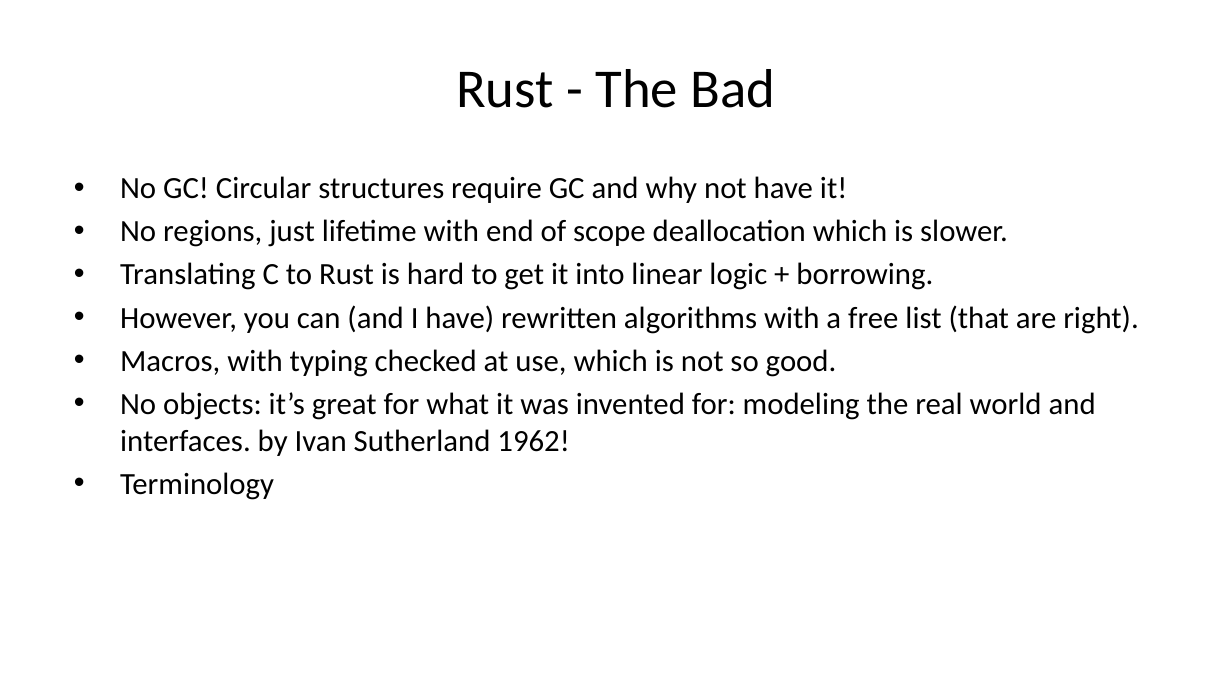
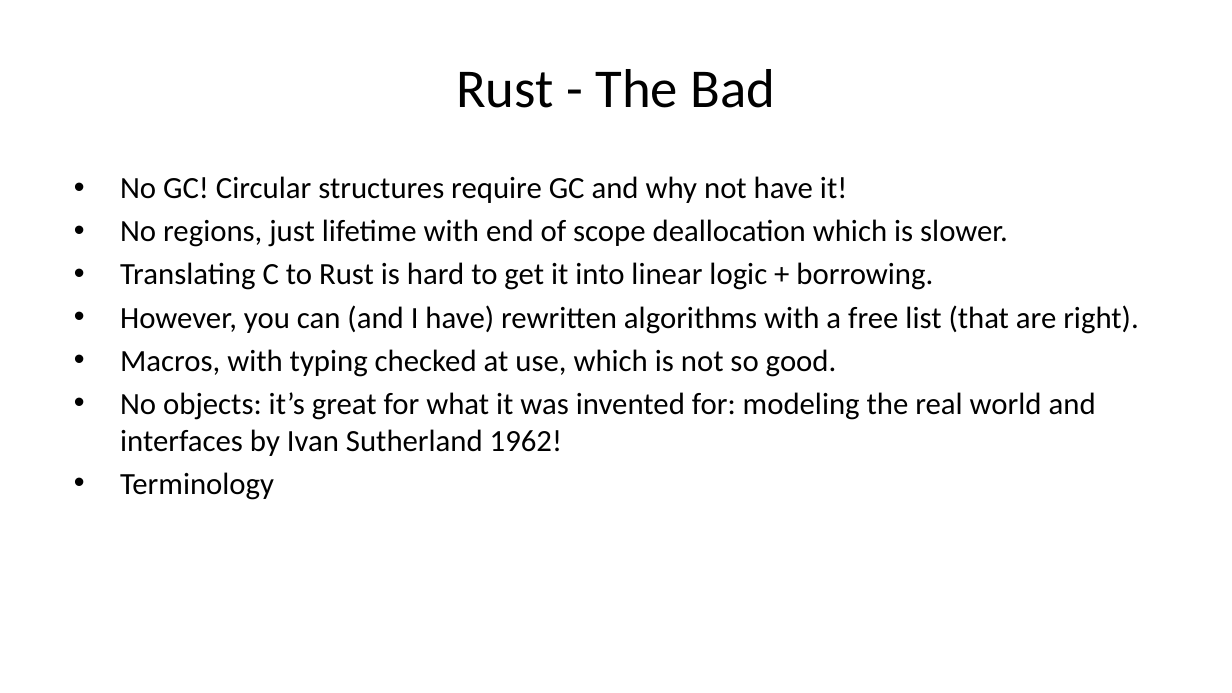
Before and after one commit to briangmilnes/APAS-VERUS, a slide deck: slide 8 of lectures/slidesMSR.pptx. Drawn at 1232x693 pixels with LibreOffice and Linux fonts; fonts in the diff are those of the drawing. Boxes give left, top, right and bottom in pixels: in the first picture for what was removed or moved away, otherwise in the second. Text is boxed around its words. In the diff, an @@ line names an element or a change of style, - is before the commit and + after.

```diff
--- a/lectures/slidesMSR.pptx
+++ b/lectures/slidesMSR.pptx
@@ text at (120, 392, 1096, 456): text changed @@
-• No objects: it’s great for what it was invented for: modeling the real world and interfaces. by Ivan Sutherland 1962!
+• No objects: it’s great for what it was invented for: modeling the real world and interfaces by Ivan Sutherland 1962!
```
Also in this commit, not shown: 14 other slides changed, 2 slides added, 1 slide removed, 2 other files.
